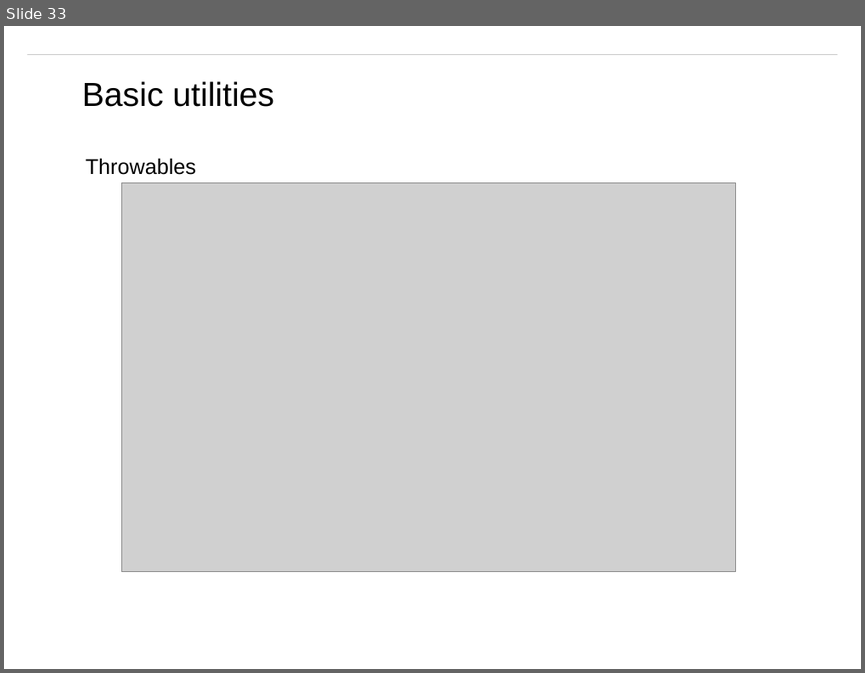
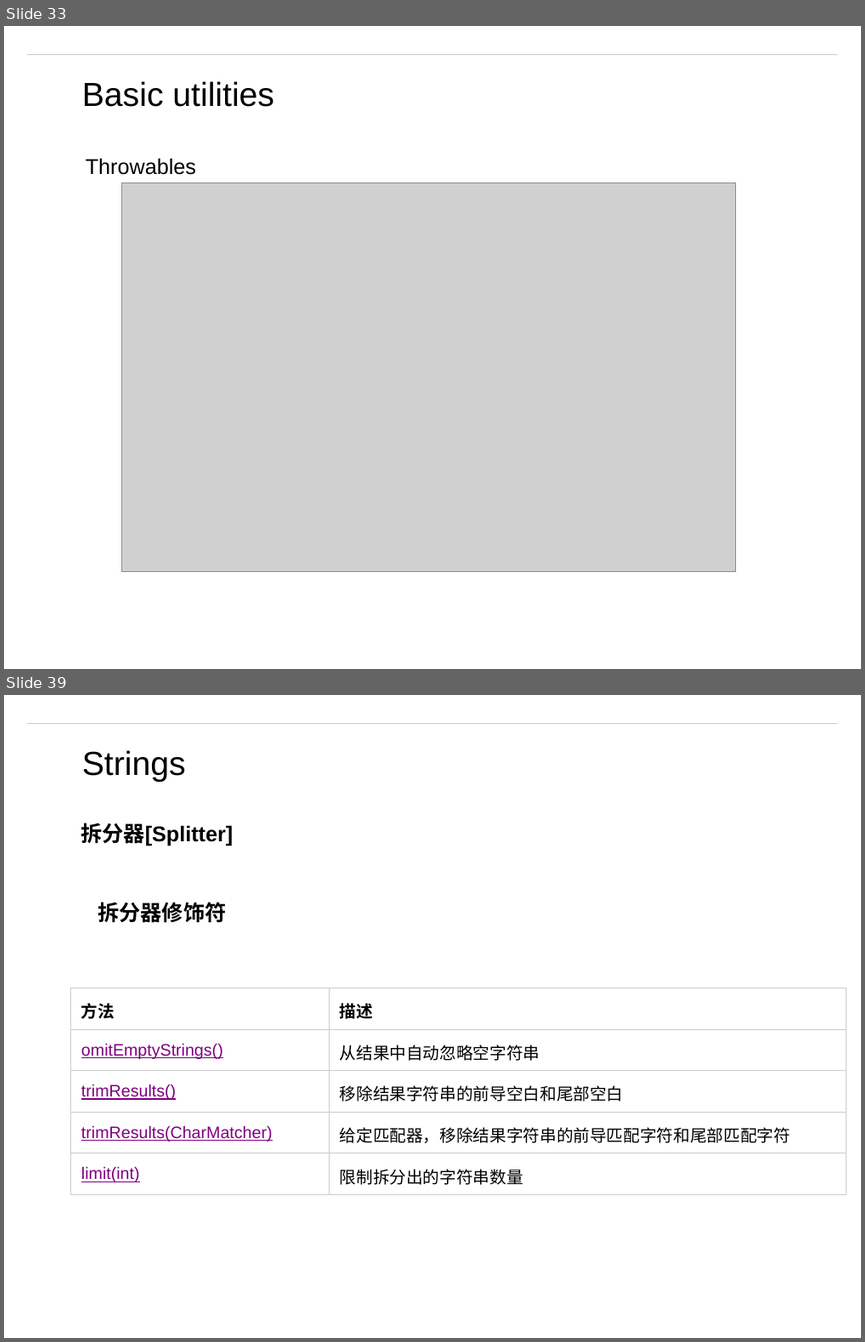
Before and after one commit to matt19870107/Guava, a slide deck: Guava.pptx. Shown one above the other, each under a label of ours: slide 33 before the commit, slides 33 and 39 after it; the slides between them are not shown. The pictures are 865x673 and 865x1342 pixels, drawn with LibreOffice and Linux fonts; fonts in the diff are those of the drawing; grey boxes stand for pictures; background and template pictures are left out. Boxes give left, top, right and bottom in pixels: in the first picture for what was removed or moved away, otherwise in the second. Text is boxed around its words. In the diff, an @@ line names an element or a change of style, - is before the commit and + after.

Commit message:
splitter

```diff
--- a/Guava.pptx
+++ b/Guava.pptx
@@ slide 39 added at <box>4,695,861,1338</box>, background #FFFFFF; not listed: 1 template element that a slide beside it also shows @@
@@ text added at <box>82,750,186,782</box>, 28 pt, text #000000 @@
+Strings
@@ text added at <box>80,823,233,846</box>, 18 pt, text #000000, bold @@
+拆分器[Splitter]
@@ text added at <box>98,902,226,923</box>, 18 pt, text #000000, bold @@
+拆分器修饰符
@@ table added at <box>71,988,846,1195</box>, 5 rows, 2 columns @@
+方法 | 描述
+omitEmptyStrings() | 从结果中自动忽略空字符串
+trimResults() | 移除结果字符串的前导空白和尾部空白
+trimResults(CharMatcher) | 给定匹配器，移除结果字符串的前导匹配字符和尾部匹配字符
+limit(int) | 限制拆分出的字符串数量
```
Also in this commit, not shown: 1 slide changed, 7 other slides added, 7 other files.
